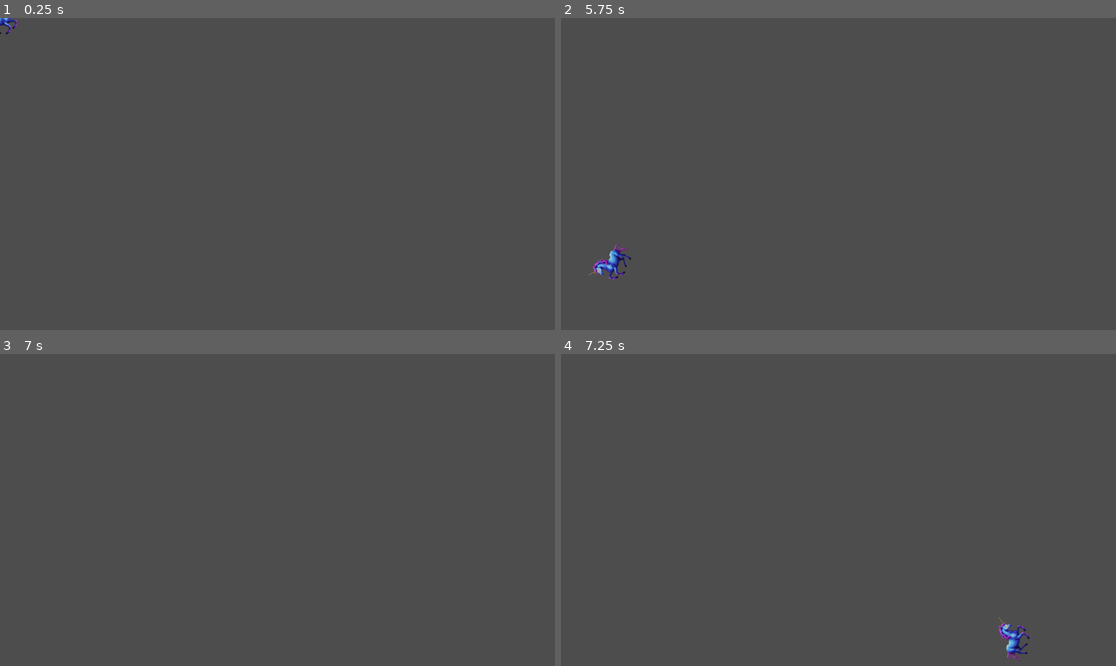
Above: before the commit, frames 1-4 (two rows, left to right).
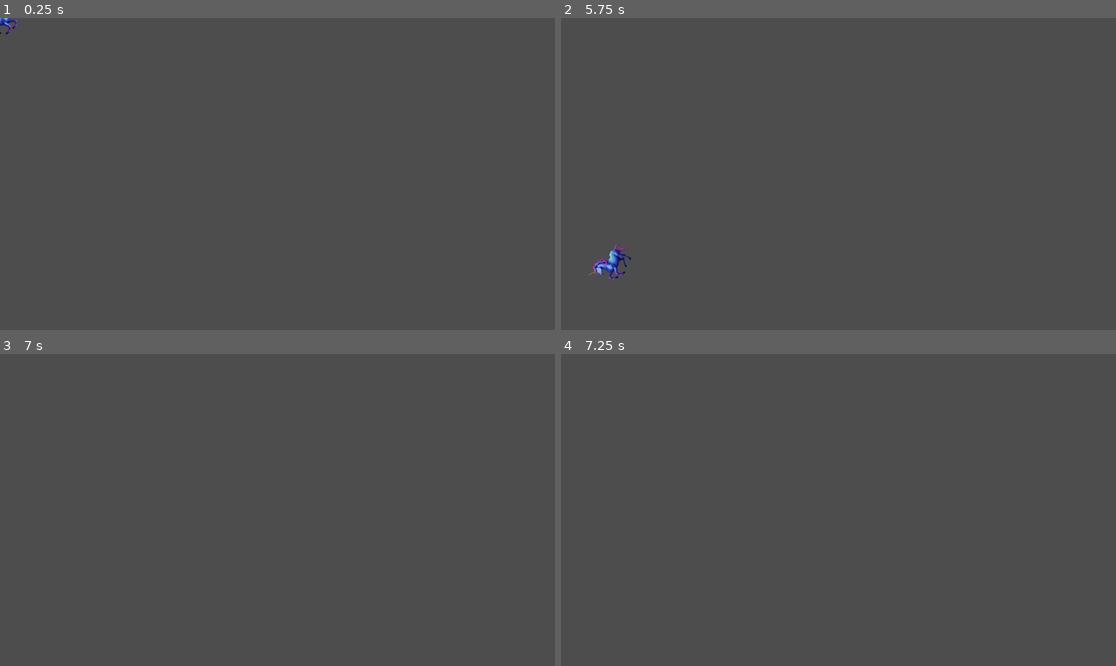
Above: after the commit, the same moments.

Repository: HasJamOn/harbour
Game: Godot game, scene res://ships/hasjamon/hayley_ship.tscn
The game is run twice, just before and just after one commit, with the same random seed, the same clock (stepped at 60 frames per second) and the same inputs. This scene is started directly instead of the project's main scene.
Inputs:
- Up to frame 1 (0.25 s): no input
- Up to frame 2 (5.75 s): tap Enter at 0.5, 3.5 s; hold D (move_right) 0.53-1.28 s; tap Space (boost) at 0.6, 1.35, 2.3, 2.75, 3.05, 3.6, 4.25, 4.35, 5.3 s; hold S (move_down) 1.28-2.03 s; hold D (move_right) 2.03-2.78 s; tap Right (next_ship) at 2.1, 5.1 s; hold W (move_up) 2.78-3.53 s; tap Left (previous_ship) at 2.85 s; hold A (move_left) 3.53-5.03 s; hold S (move_down) from 5.03 s (still down)
- Up to frame 3 (7 s): release S (move_down) at 5.78 s; hold D (move_right) 5.78-6.53 s; tap Left (previous_ship) at 5.85 s; tap Space (boost) at 6.05, 6.6 s; tap Enter at 6.5 s; hold W (move_up) from 6.53 s (still down)
- Up to frame 4 (7.25 s): keep holding W (move_up)

Frames 1-3 are identical in both runs. In frame 4, 0.3% of the frame differs, in the area x 78-85%, y 84-99%.

Commit message:
added sound for hayley_ship's boost and a check

Diff:
--- a/ships/hasjamon/hayley_ship.gd
+++ b/ships/hasjamon/hayley_ship.gd
@@ -1,6 +1,7 @@
 extends Sprite2D
 var fps := 60.0 #frames per second.
 var boost_speed := 25.0
+var boost_active := false
 var normal_speed := 10.0
 
 var max_speed := normal_speed
@@ -17,8 +18,13 @@
 		direction = direction.normalized()
 
 	if Input.is_action_just_pressed("boost"):
-		max_speed = boost_speed
-		get_node("Timer").start()
+		if boost_active == false:
+			boost_active = true
+			max_speed = boost_speed
+			get_node("Timer").start()
+			$boostsound_audiostreamplayer.play()
+		else:
+			print("boost is already active")
 
 	var desired_velocity := max_speed * direction
 	var steering := desired_velocity - velocity
@@ -41,4 +47,5 @@
 
 
 func _on_timer_timeout() -> void:
+	boost_active = false
 	max_speed = normal_speed
--- a/ships/hasjamon/hayley_ship.tscn
+++ b/ships/hasjamon/hayley_ship.tscn
@@ -1,12 +1,17 @@
-[gd_scene load_steps=3 format=3 uid="uid://dmx823ejmcq52"]
+[gd_scene load_steps=4 format=3 uid="uid://dmx823ejmcq52"]
 
 [ext_resource type="Texture2D" uid="uid://dpuj6nxlgoter" path="res://assets/hasjamon/hayley_ship.png" id="1_r2bo5"]
 [ext_resource type="Script" path="res://ships/hasjamon/hayley_ship.gd" id="2_r6eqc"]
+[ext_resource type="AudioStream" uid="uid://dt4qmqgvv5y6d" path="res://assets/hasjamon/unicorn_boost.wav" id="3_lheuw"]
 
 [node name="hayley_ship" type="Sprite2D"]
 texture = ExtResource("1_r2bo5")
 script = ExtResource("2_r6eqc")
 
 [node name="Timer" type="Timer" parent="."]
+wait_time = 6.0
+
+[node name="boostsound_audiostreamplayer" type="AudioStreamPlayer2D" parent="."]
+stream = ExtResource("3_lheuw")
 
 [connection signal="timeout" from="Timer" to="." method="_on_timer_timeout"]
Not shown, added: assets/hasjamon/unicorn_boost.wav.import
Not shown, added: assets/hasjamon/unicorn_boost.wav
